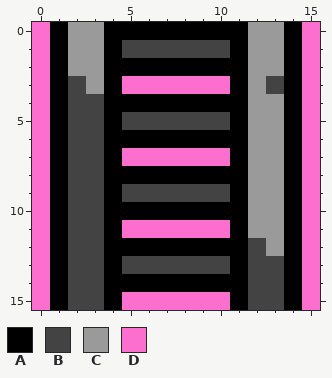
Two states of a pixel-art sprite, images/Crates/Crate_14.png. The picture above is the old version.
The file is 16x16 pixels.
Palette (. is transparent): A #000000  B #434343  C #9a9a9a  D #fc6fcf
Pixels before, first column x 0:
 0 DACCAAAAAAAACCAD
 1 DACCABBBBBBACCAD
 2 DACCAAAAAAAACCAD
 3 DABCADDDDDDACBAD
 4 DABBAAAAAAAACCAD
 5 DABBABBBBBBACCAD
 6 DABBAAAAAAAACCAD
 7 DABBADDDDDDACCAD
 8 DABBAAAAAAAACCAD
 9 DABBABBBBBBACCAD
10 DABBAAAAAAAACCAD
11 DABBADDDDDDACCAD
12 DABBAAAAAAAABCAD
13 DABBABBBBBBABBAD
14 DABBAAAAAAAABBAD
15 DABBADDDDDDABBAD
Now the later version:
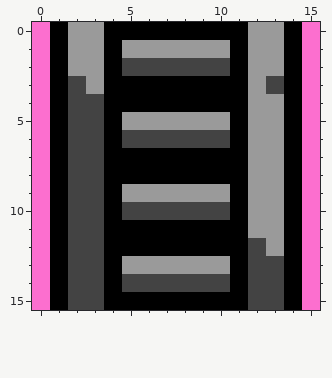
The edit:
y 1: x 5..10 BBBBBB -> CCCCCC
y 2: x 5..10 AAAAAA -> BBBBBB
y 3: x 5..10 DDDDDD -> AAAAAA
y 5: x 5..10 BBBBBB -> CCCCCC
y 6: x 5..10 AAAAAA -> BBBBBB
y 7: x 5..10 DDDDDD -> AAAAAA
y 9: x 5..10 BBBBBB -> CCCCCC
y 10: x 5..10 AAAAAA -> BBBBBB
y 11: x 5..10 DDDDDD -> AAAAAA
y 13: x 5..10 BBBBBB -> CCCCCC
y 14: x 5..10 AAAAAA -> BBBBBB
y 15: x 5..10 DDDDDD -> AAAAAA
